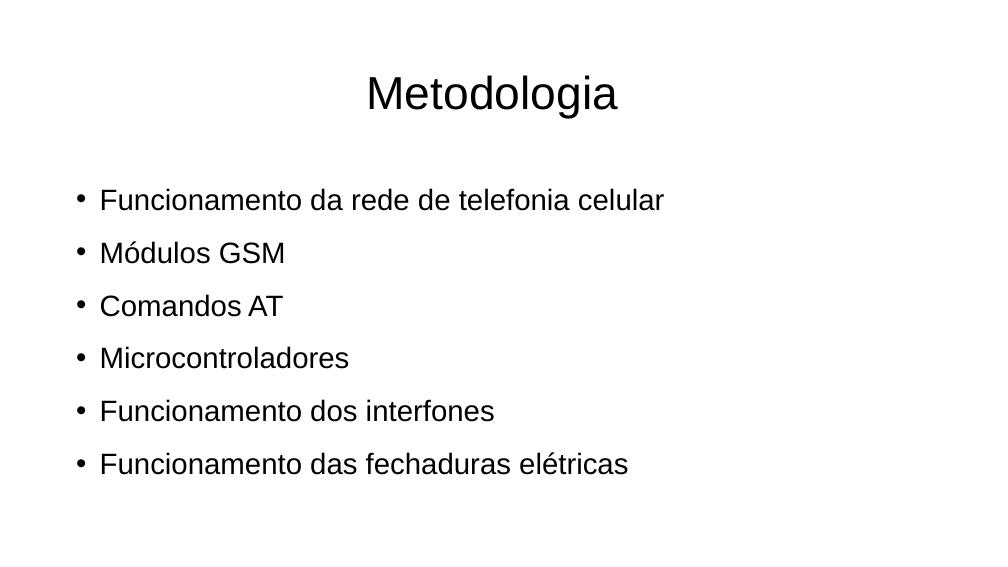
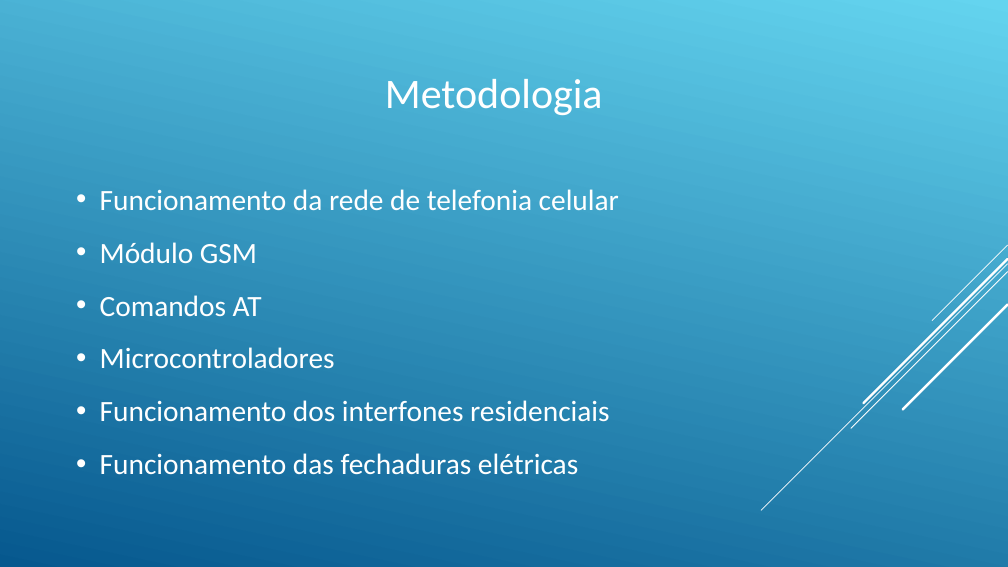
Before and after one commit to rsalcir/tcc-eng-comp, a slide deck: slide 6 of Documentos/TCC 2/Apresentação TCC.ppt (slide 5 before the commit). Drawn at 1008x567 pixels with LibreOffice and Linux fonts; fonts in the diff are those of the drawing. Boxes give left, top, right and bottom in pixels: in the first picture for what was removed or moved away, otherwise in the second. Text is boxed around its words. In the diff, an @@ line names an element or a change of style, - is before the commit and + after.

```diff
--- a/Documentos/TCC 2/Apresentação TCC.ppt
+++ b/Documentos/TCC 2/Apresentação TCC.ppt
@@ background #FFFFFF to gradient #64D4EF to #06588E @@
@@ text "Metodologia": place and size @@
-text "Metodologia" at box(366, 75, 618, 119)
+text "Metodologia" at box(385, 79, 603, 115)
@@ text "Metodologia" at box(385, 79, 603, 115): size 44 to 40 pt, font Arial to Calibri, text colour #000000 to #FFFFFF @@
@@ text at box(100, 189, 619, 475): font Arial to Calibri, text colour #000000 to #FFFFFF in "Funcionamento da rede de telefonia celular", "Comandos AT", "Microcontroladores", "Funcionamento das fechaduras elétricas"; bullet colour #000000 to #FFFFFF @@
@@ text at box(100, 242, 257, 263): text changed; font Arial to Calibri; text colour #000000 to #FFFFFF @@
-• Módulos GSM
+• Módulo GSM
@@ group added at box(761, 245, 1007, 510): 5 lines @@
@@ text at box(100, 400, 610, 422): text changed; font Arial to Calibri; text colour #000000 to #FFFFFF @@
-• Funcionamento dos interfones
+• Funcionamento dos interfones residenciais
```
Also in this commit, not shown: 6 other slides changed, 4 slides added, 2 slides removed, 5 other files.
